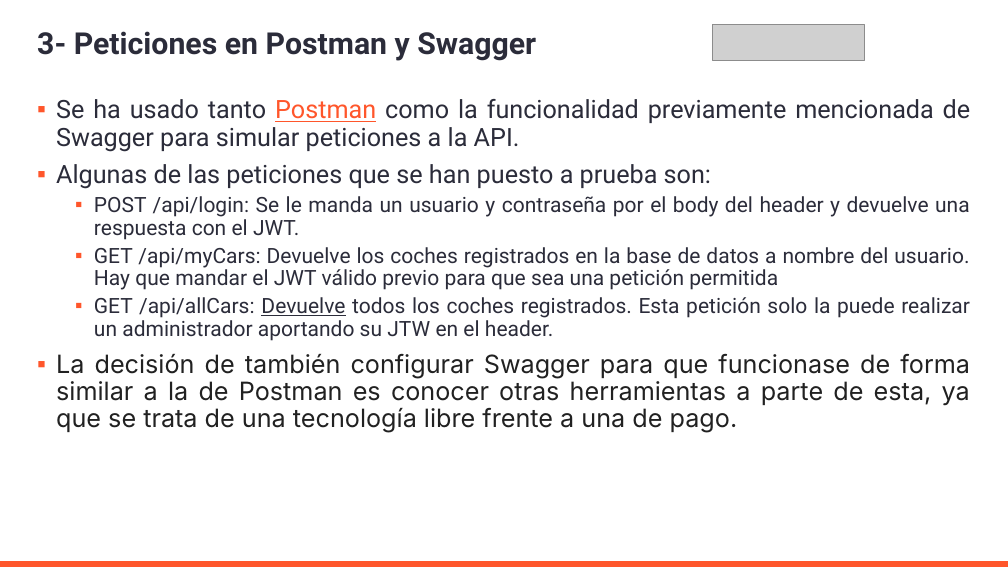
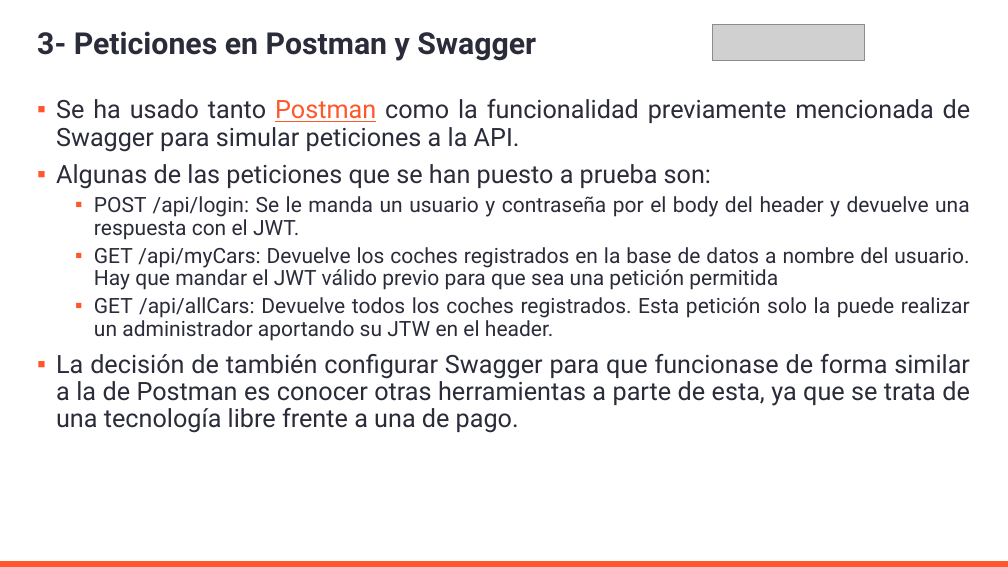
Before and after one commit to AleMedinaGarc/DotnetAPI-Practice, a slide deck: slide 7 of IniciacionDePracticasExternas.pptx. Drawn at 1008x567 pixels with LibreOffice and Linux fonts; fonts in the diff are those of the drawing; grey boxes stand for pictures; background and template pictures are left out. Boxes give left, top, right and bottom in pixels: in the first picture for what was removed or moved away, otherwise in the second. Text is boxed around its words. In the diff, an @@ line names an element or a change of style, - is before the commit and + after.

```diff
--- a/IniciacionDePracticasExternas.pptx
+++ b/IniciacionDePracticasExternas.pptx
@@ text at (56, 297, 970, 433): underline off in "Devuelve"; font Inter to Roboto, text colour #212121 to #2B2C3A in "La decisión de también configurar Swagger para ..." @@
```
Also in this commit, not shown: 8 other files.
